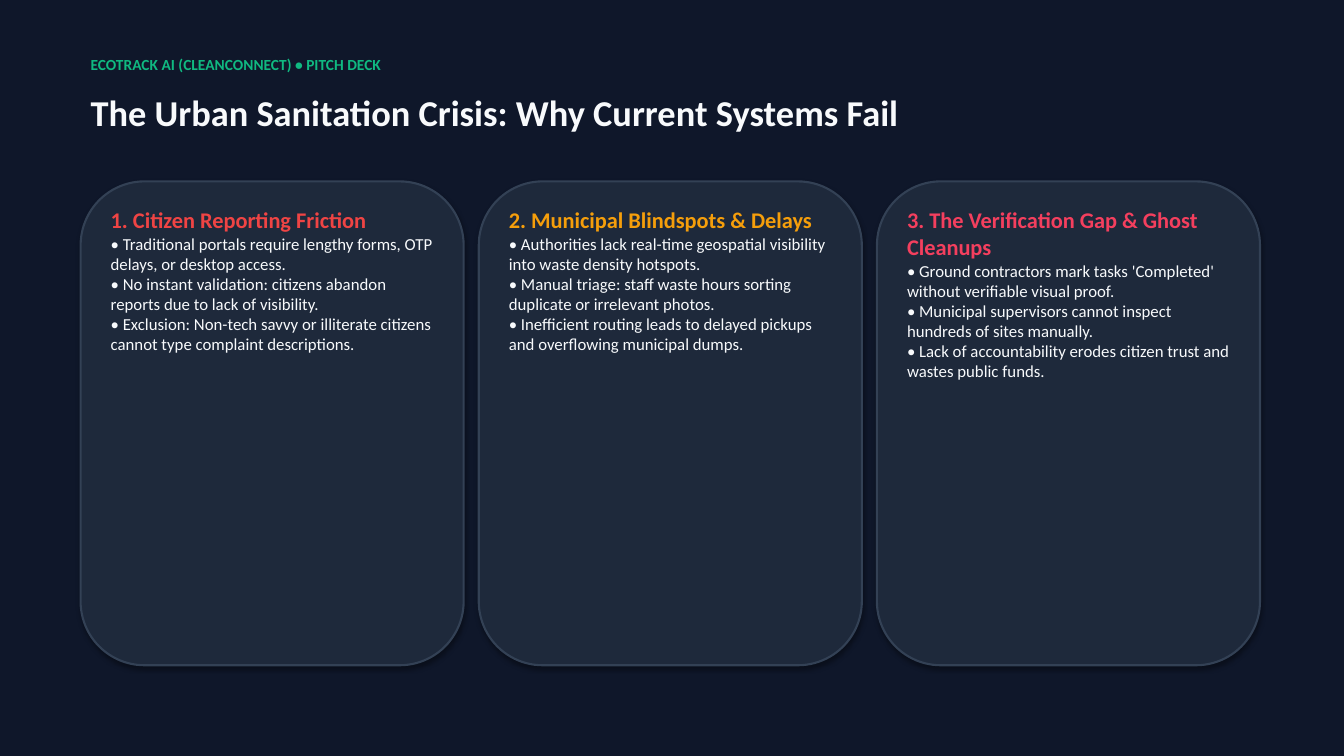
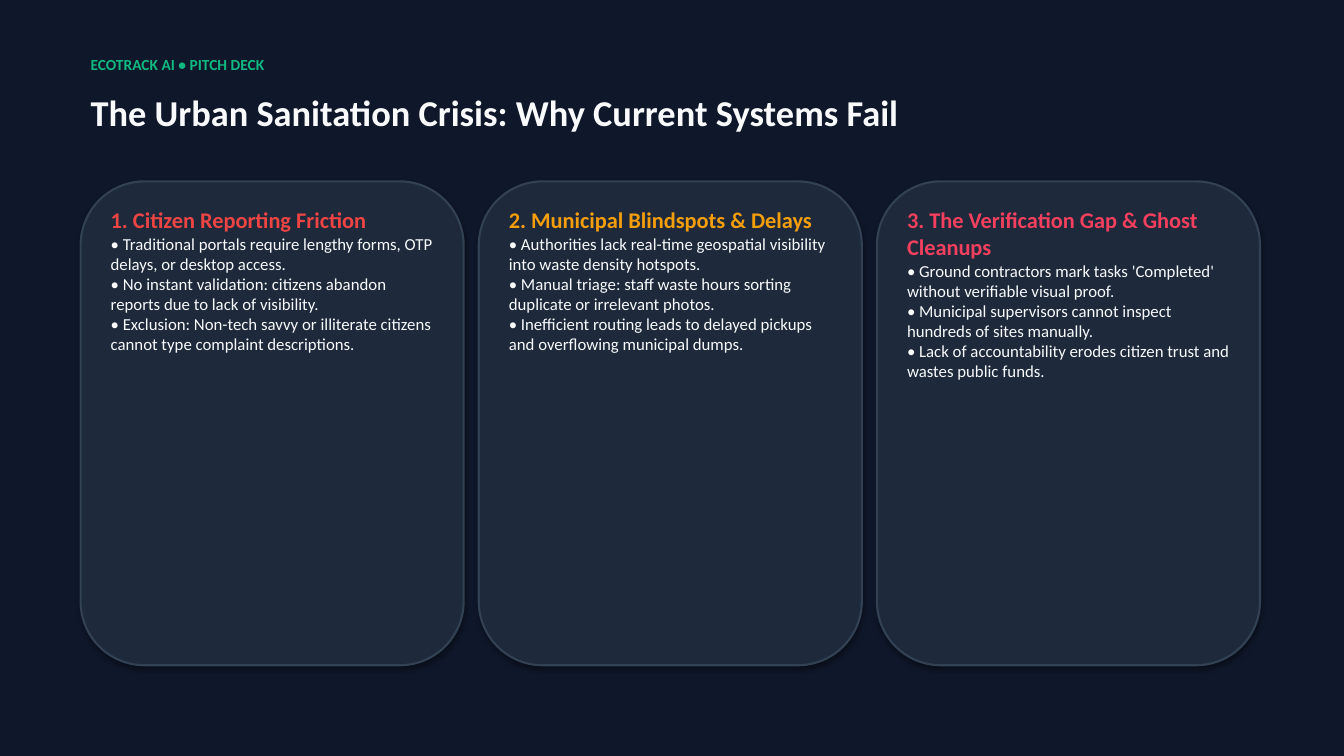
Before and after one commit to digitalminddilip/ecotrackaipwd, a slide deck: slide 2 of EcoTrack_AI_Presentation.pptx. Drawn at 1344x756 pixels with LibreOffice and Linux fonts; fonts in the diff are those of the drawing. Boxes give left, top, right and bottom in pixels: in the first picture for what was removed or moved away, otherwise in the second. Text is boxed around its words. In the diff, an @@ line names an element or a change of style, - is before the commit and + after.

```diff
--- a/EcoTrack_AI_Presentation.pptx
+++ b/EcoTrack_AI_Presentation.pptx
@@ text at bbox=[91, 60, 265, 70]: text changed @@
-ECOTRACK AI (CLEANCONNECT) • PITCH DECK
+ECOTRACK AI • PITCH DECK
```
Also in this commit, not shown: 9 other slides changed, 25 other files.
